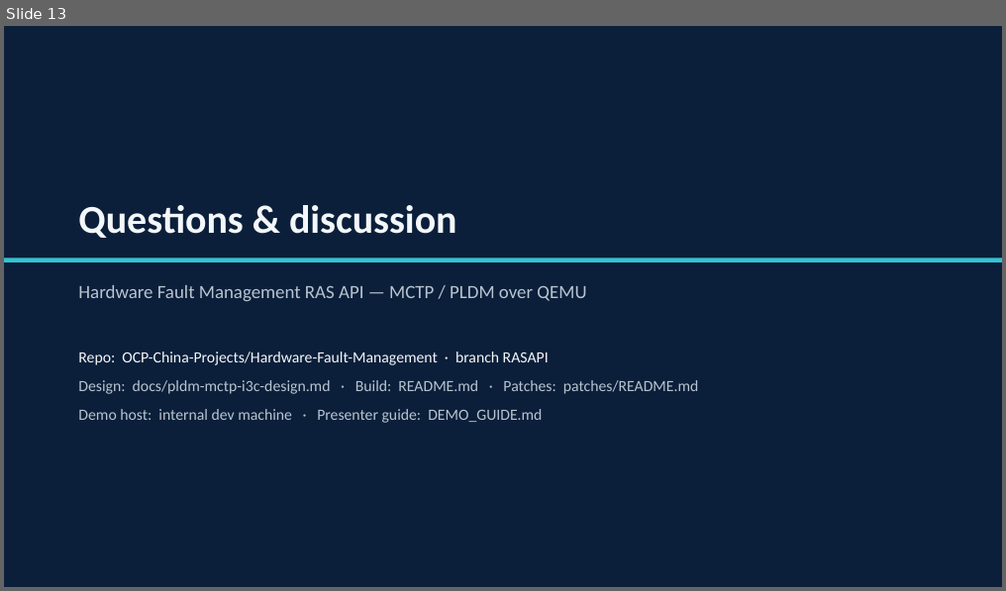
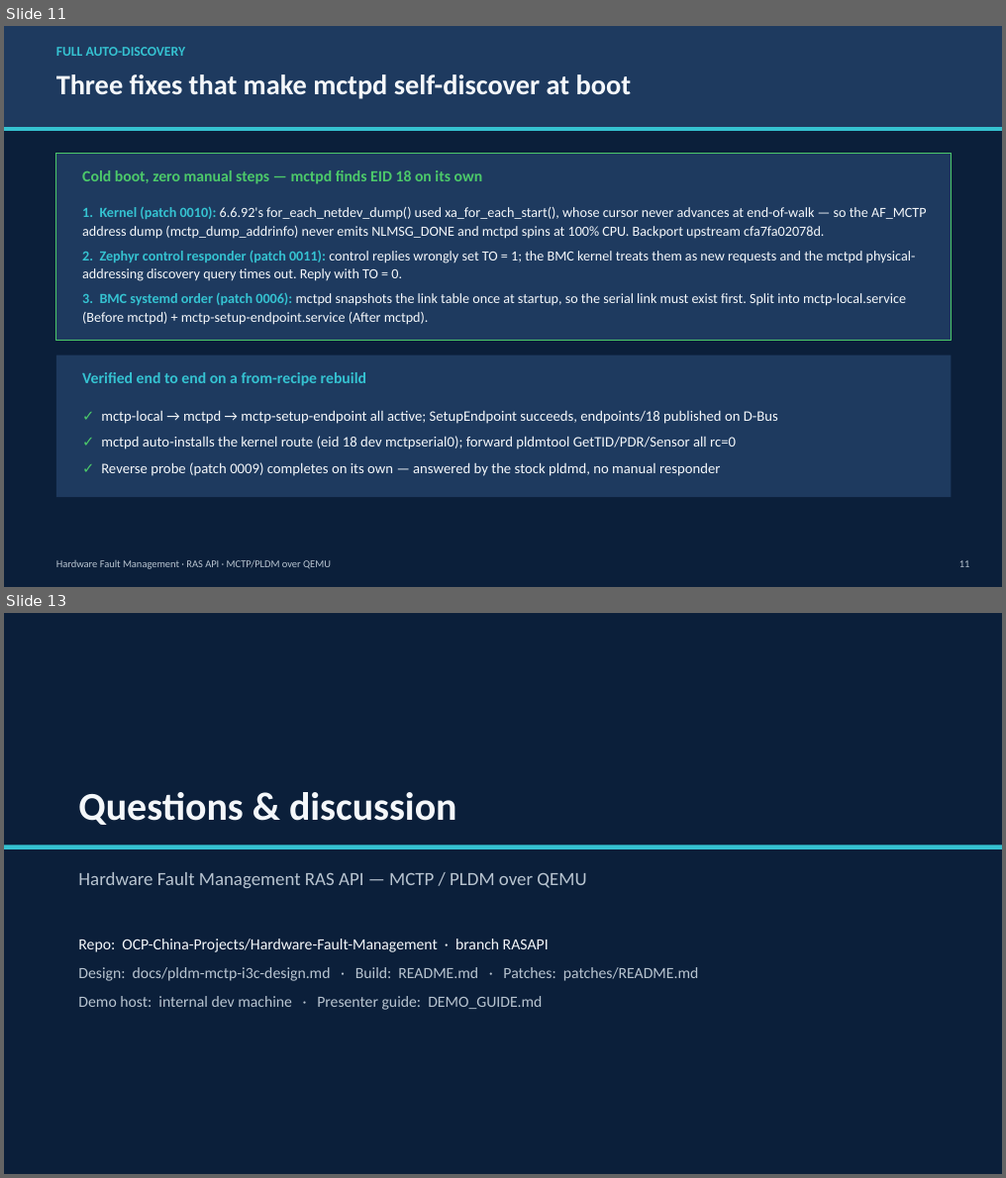
Before and after one commit to OCP-China-Projects/Hardware-Fault-Management, a slide deck: docs/demo/HFM_RASAPI_demo.pptx. Shown one above the other, each under a label of ours: slide 13 before the commit, slides 11 and 13 after it; the slides between them are not shown. The pictures are 1006x591 and 1006x1178 pixels, drawn with LibreOffice and Linux fonts; fonts in the diff are those of the drawing. Boxes give left, top, right and bottom in pixels: in the first picture for what was removed or moved away, otherwise in the second. Text is boxed around its words. In the diff, an @@ line names an element or a change of style, - is before the commit and + after.

```diff
--- a/docs/demo/HFM_RASAPI_demo.pptx
+++ b/docs/demo/HFM_RASAPI_demo.pptx
@@ slide 11 added at bbox=[4, 26, 1002, 587], background #0B1F3A @@
@@ rectangle added at bbox=[4, 26, 1002, 127], fill #1E3A5F @@
@@ text added at bbox=[56, 47, 186, 56], 13 pt, text #35C2D1, bold @@
+FULL AUTO-DISCOVERY
@@ text added at bbox=[56, 75, 632, 99], 27 pt, text #F4F7FA, bold @@
+Three fixes that make mctpd self-discover at boot
@@ rectangle added at bbox=[4, 127, 1002, 131], fill #35C2D1 @@
@@ rectangle added at bbox=[56, 154, 951, 341], fill #1E3A5F, outline #4CC96A 1 pt @@
@@ text added at bbox=[82, 171, 483, 184], 15 pt, text #4CC96A, bold @@
+Cold boot, zero manual steps — mctpd finds EID 18 on its own
@@ text added at bbox=[82, 207, 926, 325], 13.5 pt, text #F4F7FA @@
+1. Kernel (patch 0010): 6.6.92's for_each_netdev_dump() used xa_for_each_start(), whose cursor never advances at end-of-walk — so the AF_MCTP address dump (mctp_dump_addrinfo) never emits NLMSG_DONE and mctpd spins at 100% CPU. Backport upstream cfa7fa02078d.
+2. Zephyr control responder (patch 0011): control replies wrongly set TO = 1; the BMC kernel treats them as new requests and the mctpd physical-addressing discovery query times out. Reply with TO = 0.
+3. BMC systemd order (patch 0006): mctpd snapshots the link table once at startup, so the serial link must exist first. Split into mctp-local.service (Before mctpd) + mctp-setup-endpoint.service (After mctpd).
@@ rectangle added at bbox=[56, 356, 951, 497], fill #1E3A5F @@
@@ text added at bbox=[82, 372, 366, 386], 15 pt, text #35C2D1, bold @@
+Verified end to end on a from-recipe rebuild
@@ text added at bbox=[101, 410, 778, 476], 14 pt, text #F4F7FA @@
+✓ mctp-local → mctpd → mctp-setup-endpoint all active; SetupEndpoint succeeds, endpoints/18 published on D-Bus
+✓ mctpd auto-installs the kernel route (eid 18 dev mctpserial0); forward pldmtool GetTID/PDR/Sensor all rc=0
+✓ Reverse probe (patch 0009) completes on its own — answered by the stock pldmd, no manual responder
@@ text added at bbox=[56, 561, 331, 570], 10 pt, text #B8C4D0 @@
+Hardware Fault Management · RAS API · MCTP/PLDM over QEMU
@@ text added at bbox=[959, 561, 970, 568], 10 pt, text #B8C4D0 @@
+11
```
Also in this commit, not shown: 9 slides changed, 1 slide removed, 11 other files.
